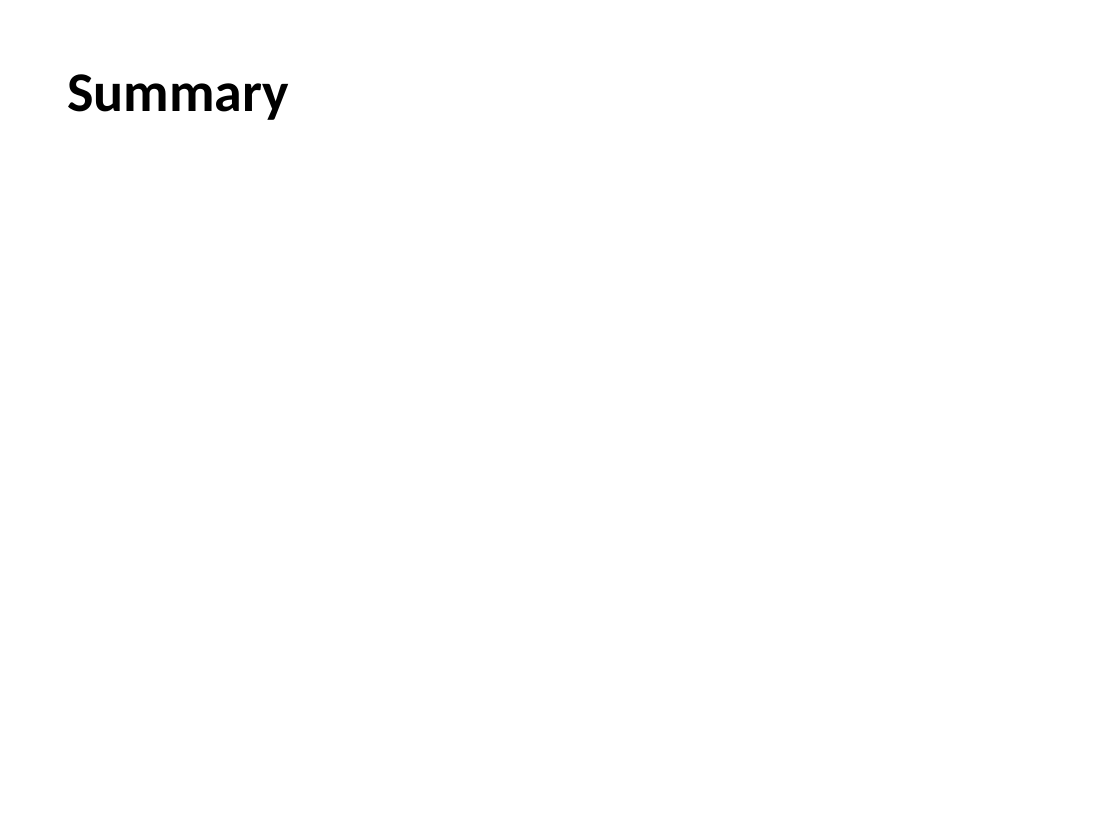
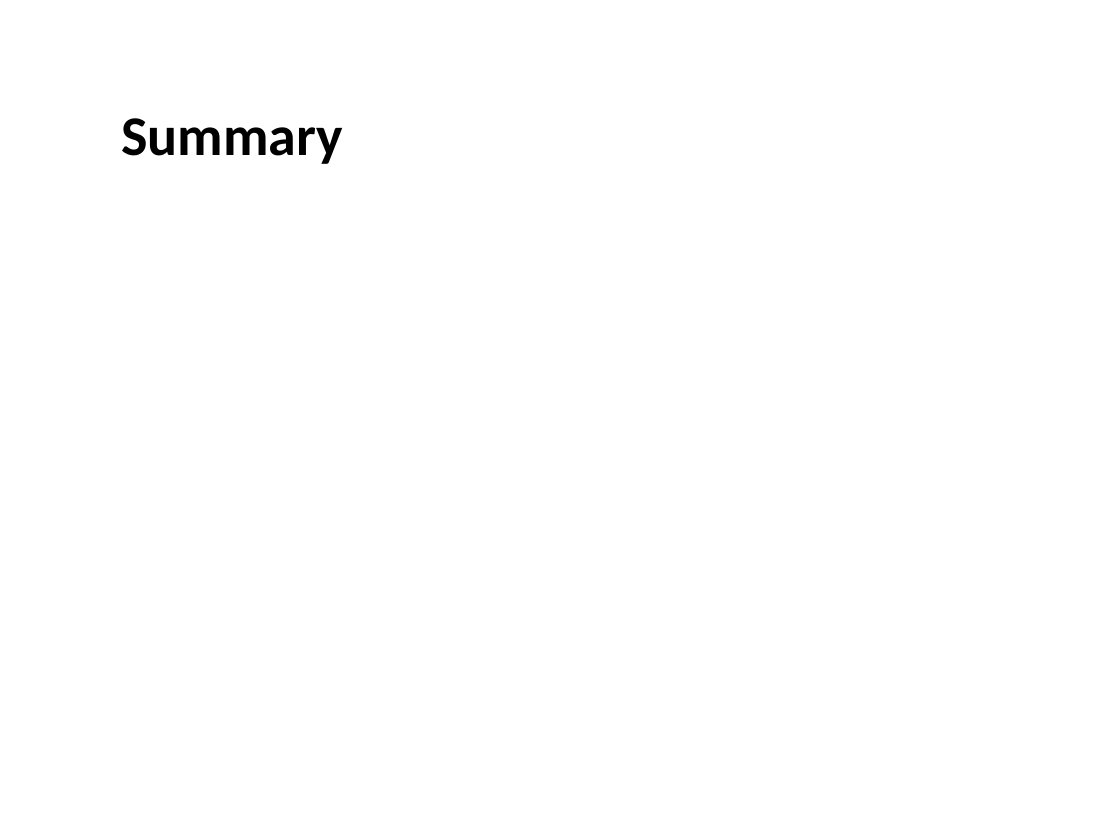
Before and after one commit to IPD8-guofeng/dotnet-group-project, a slide deck: slide 15 of Stock trade and analyst system.pptx. Drawn at 1120x840 pixels with LibreOffice and Linux fonts; fonts in the diff are those of the drawing. Boxes give left, top, right and bottom in pixels: in the first picture for what was removed or moved away, otherwise in the second. Text is boxed around its words. In the diff, an @@ line names an element or a change of style, - is before the commit and + after.

```diff
--- a/Stock trade and analyst system.pptx
+++ b/Stock trade and analyst system.pptx
@@ text "Summary": place and size @@
-text "Summary" at (67, 74, 289, 120)
+text "Summary" at (121, 118, 343, 164)
```
Also in this commit, not shown: 10 other slides changed, 10 other files.
